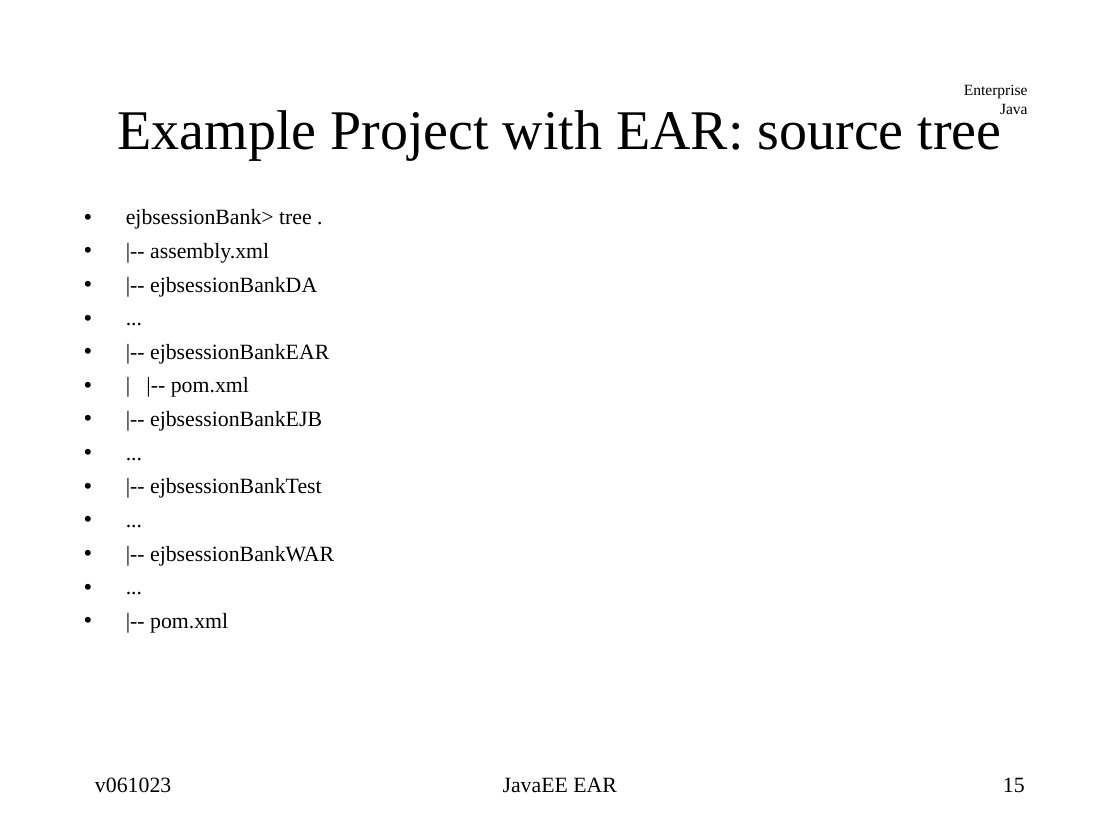
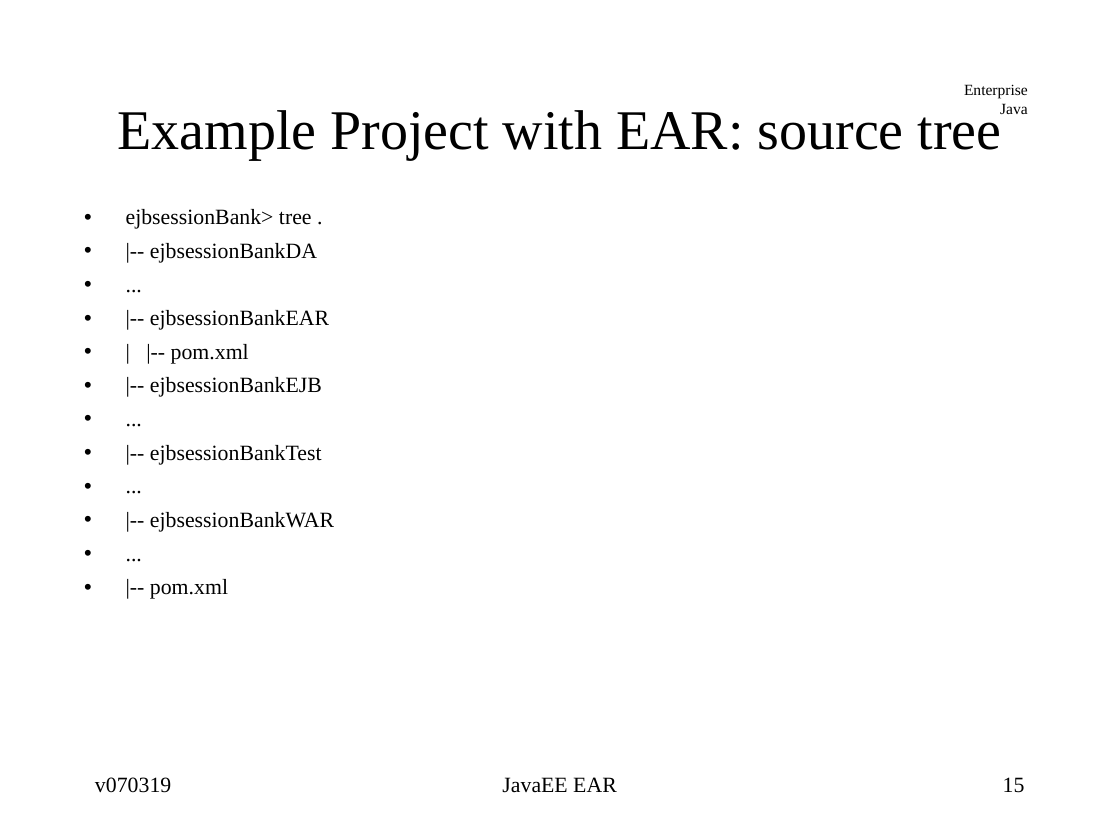
Before and after one commit to jcstaff/ejava-javaee, a slide deck: slide 15 of course-docs/src/site/resources/lectures/javaeeEAR.ppt. Drawn at 1120x840 pixels with LibreOffice and Linux fonts; fonts in the diff are those of the drawing. Boxes give left, top, right and bottom in pixels: in the first picture for what was removed or moved away, otherwise in the second. Text is boxed around its words. In the diff, an @@ line names an element or a change of style, - is before the commit and + after.

```diff
--- a/course-docs/src/site/resources/lectures/javaeeEAR.ppt
+++ b/course-docs/src/site/resources/lectures/javaeeEAR.ppt
@@ text at bbox=[150, 243, 269, 263]: paragraph removed @@
-• |-- assembly.xml
@@ text at bbox=[95, 777, 171, 793]: text changed @@
-v061023
+v070319
```
Also in this commit, not shown: 17 other slides changed, 31 other files.
